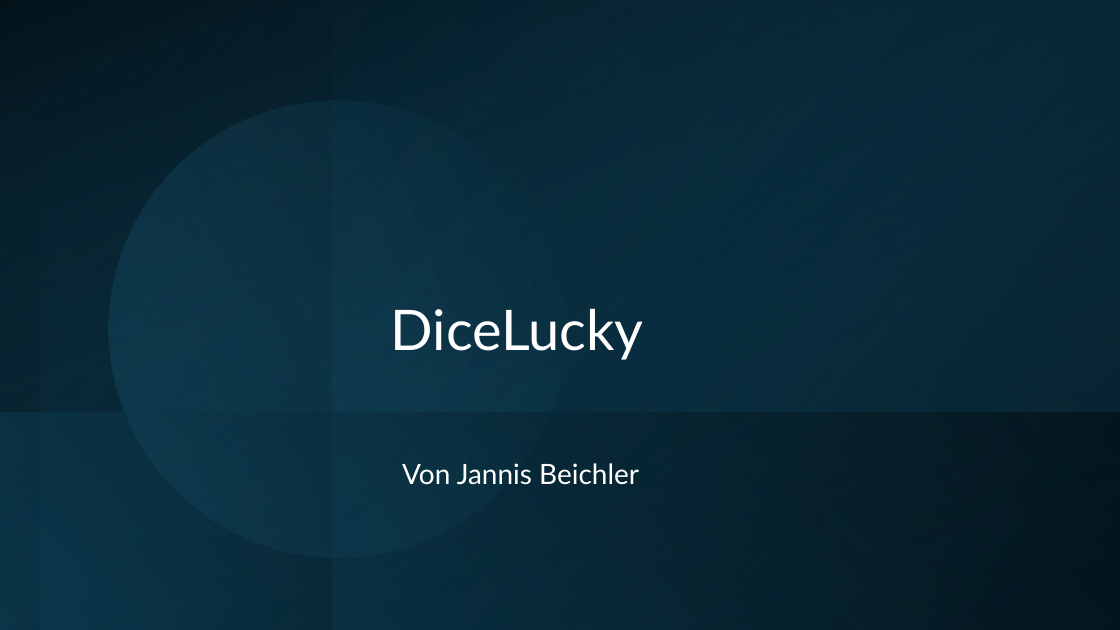
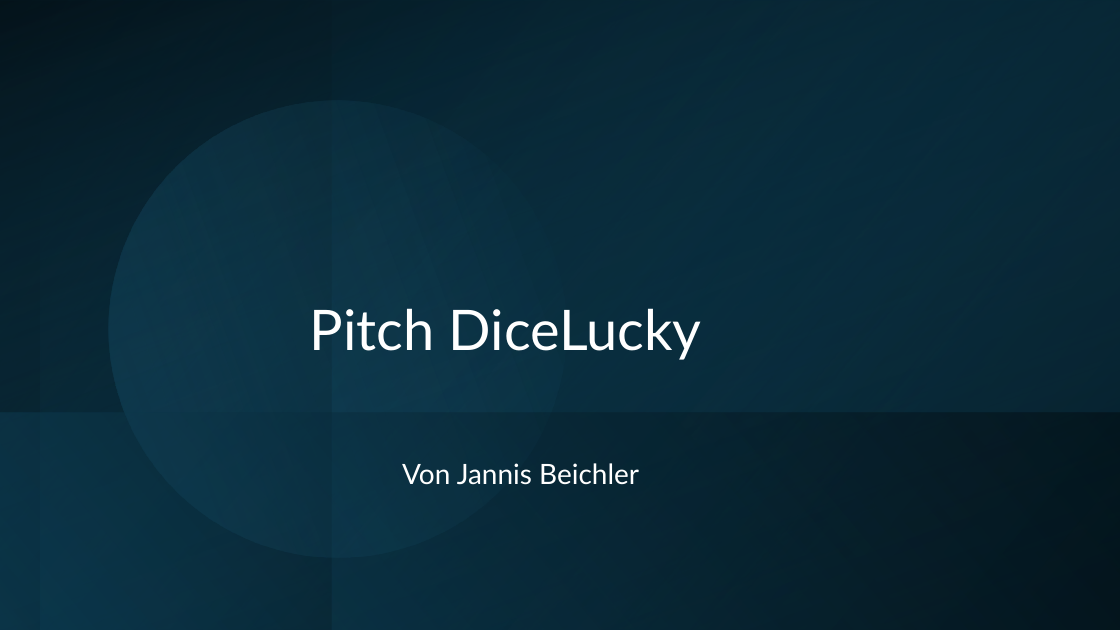
Before and after one commit to Janbei16/DiceLucky, a slide deck: slide 1 of Dokumente/Pitch_DiceLucky.pptx. Drawn at 1120x630 pixels with LibreOffice and Linux fonts; fonts in the diff are those of the drawing. Boxes give left, top, right and bottom in pixels: in the first picture for what was removed or moved away, otherwise in the second. Text is boxed around its words. In the diff, an @@ line names an element or a change of style, - is before the commit and + after.

```diff
--- a/Dokumente/Pitch_DiceLucky.pptx
+++ b/Dokumente/Pitch_DiceLucky.pptx
@@ title at [310,308,702,360]: text changed @@
-DiceLucky
+Pitch DiceLucky
```
Also in this commit, not shown: 1 other slide changed, 3 other files.
